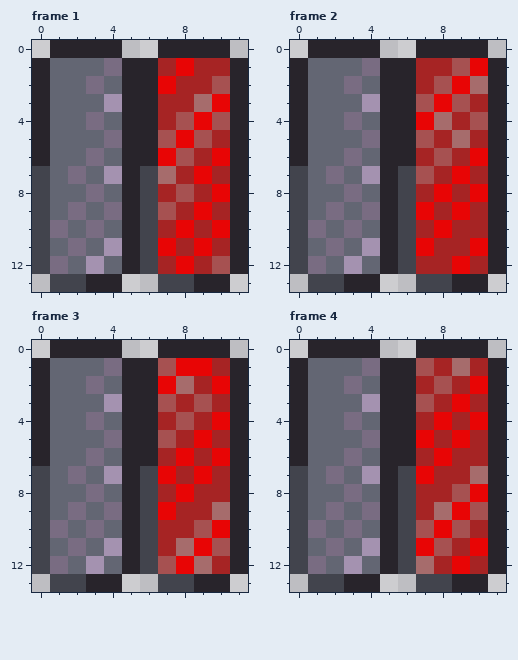
Two states of a pixel-art file, art/ui/bar-segment.ase. Above, as it was before the edit.
12x14 pixels, 6 frames. Shown: frame 1, frame 2, frame 3, frame 4. The commit also changed other frames, which this record leaves out.
New version:
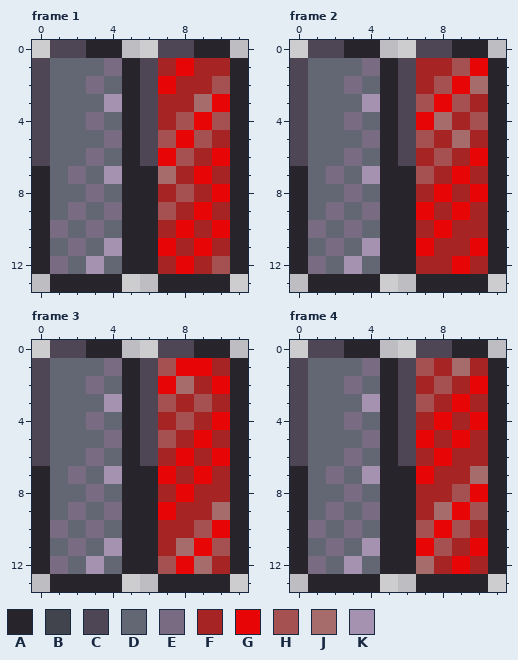
Palette (. is transparent): A #28242b  B #42444d  C #4e4654  D #636673  E #796c82  F #a62424  G #e80505  H #a65151  J #a66c6c  K #a492b0
From old to new:
--- frame 1, layer "Inactive"
@@ x 0..11 @@
- 0 .AAAA..AAAA.
- 1 ADDDEAAFGFFA
- 2 ADDEDAAGFFHA
- 3 ADDDKAAFFJGA
- 4 ADDEDAAFHGHA
- 5 ADDDEAAHGHFA
- 6 ADDEDAAGHFGA
- 7 BDEDKABJFGFA
- 8 BDDEDABFHFGA
- 9 BDEDEABHFGFA
-10 BEDEDABFGFGA
-11 BDEDKABGFGFA
-12 BEDKDABFGFHA
-13 .BBAA..BBAA.
+ 0 .CCAA..CCAA.
+ 1 CDDDEACFGFFA
+ 2 CDDEDACGFFHA
+ 3 CDDDKACFFJGA
+ 4 CDDEDACFHGHA
+ 5 CDDDEACHGHFA
+ 6 CDDEDACGHFGA
+ 7 ADEDKAAJFGFA
+ 8 ADDEDAAFHFGA
+ 9 ADEDEAAHFGFA
+10 AEDEDAAFGFGA
+11 ADEDKAAGFGFA
+12 AEDKDAAFGFHA
+13 .AAAA..AAAA.
--- frame 2, layer "Inactive"
@@ x 0..11 @@
- 0 .AAAA..AAAA.
- 1 ADDDEAAFFHGA
- 2 ADDEDAAFHGJA
- 3 ADDDKAAHGHFA
- 4 ADDEDAAGJFHA
- 5 ADDDEAAHFJFA
- 6 ADDEDAAFHFGA
- 7 BDEDKABHFGFA
- 8 BDDEDABFGFGA
- 9 BDEDEABGFGFA
-10 BEDEDABFGFFA
-11 BDEDKABGFFGA
-12 BEDKDABFFGFA
-13 .BBAA..BBAA.
+ 0 .CCAA..CCAA.
+ 1 CDDDEACFFHGA
+ 2 CDDEDACFHGJA
+ 3 CDDDKACHGHFA
+ 4 CDDEDACGJFHA
+ 5 CDDDEACHFJFA
+ 6 CDDEDACFHFGA
+ 7 ADEDKAAHFGFA
+ 8 ADDEDAAFGFGA
+ 9 ADEDEAAGFGFA
+10 AEDEDAAFGFFA
+11 ADEDKAAGFFGA
+12 AEDKDAAFFGFA
+13 .AAAA..AAAA.
--- frame 3, layer "Inactive"
@@ x 0..11 @@
- 0 .AAAA..AAAA.
- 1 ADDDEAAHGGFA
- 2 ADDEDAAGJFGA
- 3 ADDDKAAHFHFA
- 4 ADDEDAAFHFGA
- 5 ADDDEAAHFGFA
- 6 ADDEDAAFGFGA
- 7 BDEDKABGFGFA
- 8 BDDEDABFGFFA
- 9 BDEDEABGFFJA
-10 BEDEDABFFHGA
-11 BDEDKABFJGHA
-12 BEDKDABHGJFA
-13 .BBAA..BBAA.
+ 0 .CCAA..CCAA.
+ 1 CDDDEACHGGFA
+ 2 CDDEDACGJFGA
+ 3 CDDDKACHFHFA
+ 4 CDDEDACFHFGA
+ 5 CDDDEACHFGFA
+ 6 CDDEDACFGFGA
+ 7 ADEDKAAGFGFA
+ 8 ADDEDAAFGFFA
+ 9 ADEDEAAGFFJA
+10 AEDEDAAFFHGA
+11 ADEDKAAFJGHA
+12 AEDKDAAHGJFA
+13 .AAAA..AAAA.
--- frame 4, layer "Inactive"
@@ x 0..11 @@
- 0 .AAAA..AAAA.
- 1 ADDDEAAHFJFA
- 2 ADDEDAAFHFGA
- 3 ADDDKAAHFGFA
- 4 ADDEDAAFGFGA
- 5 ADDDEAAGFGFA
- 6 ADDEDAAFGFFA
- 7 BDEDKABGFFJA
- 8 BDDEDABFFHGA
- 9 BDEDEABFJGHA
-10 BEDEDABHGHFA
-11 BDEDKABGHFGA
-12 BEDKDABJFGFA
-13 .BBAA..BBAA.
+ 0 .CCAA..CCAA.
+ 1 CDDDEACHFJFA
+ 2 CDDEDACFHFGA
+ 3 CDDDKACHFGFA
+ 4 CDDEDACFGFGA
+ 5 CDDDEACGFGFA
+ 6 CDDEDACFGFFA
+ 7 ADEDKAAGFFJA
+ 8 ADDEDAAFFHGA
+ 9 ADEDEAAFJGHA
+10 AEDEDAAHGHFA
+11 ADEDKAAGHFGA
+12 AEDKDAAJFGFA
+13 .AAAA..AAAA.
